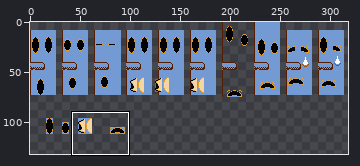
One commit to this pixel-art file: whispyWIP.aseprite. The picture above shows the old version from afar; the outline marks the close-up.
Close-up. As it was:
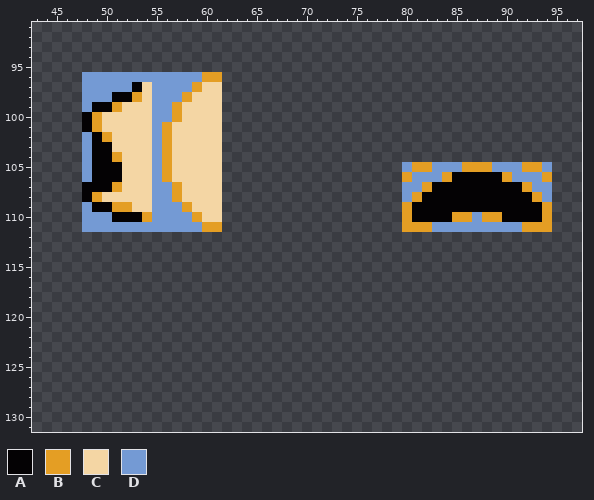
720x764 pixels, 1 frame. Shown: x 43..97, y 91..131. The wide view leaves out empty margins.
Palette (. is transparent): A #040204  B #e49e24  C #f4d6a4  D #749ad4
Pixels before, first column x 48:
 96 DDDDDDDDDDDDBB.................................
 97 DDDDDACDDDDBCC.................................
 98 DDDAABCDDDBCCC.................................
 99 DAABCCCDDBCCCC.................................
100 ABCCCCCDDBCCCC.................................
101 ABCCCCCDBCCCCC.................................
102 DABCCCCDBCCCCC.................................
103 DAACCCCDBCCCCC.................................
104 DAABCCCDBCCCCC.................................
105 DAAACCCDBCCCCC..................DBBDDDBBBDDDBBD
106 DAAACCCDBCCCCC..................BDDDBAAAAABDDDB
107 AAABCCCDDBCCCC..................DDBAAAAAAAAABDD
108 ABCCCCCDDBCCCC..................DBAAAAAAAAAAABD
109 DAABBCCDDDBCCC..................BAAAAAAAAAAAAAB
110 DDDAAABDDDDBCC..................BAAAABBDBBAAAAB
111 DDDDDDDDDDDDBB..................BBBDDDDDDDDDBBB
New version:
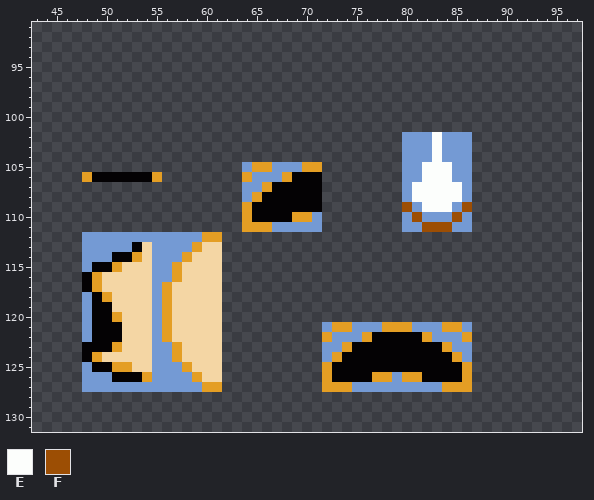
Colours new in this view: E #fcfefc  F #9c4e04
Difference:
Changed rows in their new state; - is an unchanged pixel.
first column x 48:
 96 ..............---------------------------------
 97 ..............---------------------------------
 98 ..............---------------------------------
 99 ..............---------------------------------
100 ..............---------------------------------
101 ..............---------------------------------
102 ..............------------------DDDEDDD--------
103 ..............------------------DDDEDDD--------
104 ..............------------------DDDEDDD--------
105 ..............--DBBDDDBB---------DEEE-D........
106 B---AAAB......--BDDDBAAA--------D-EEEDD........
107 ..............--DDBAAAAA---------EEEEED........
108 ..............--DBAAAAAA---------EEEEED........
109 ..............--BAAAAAAA--------FDEEEDF........
110 ..............--BAAAABBD--------DFDDDFD........
111 ..............--BBBDDDDD--------DDFFF--........
112 DDDDDDDDDDDDBB---------------------------------
113 DDDDDACDDDDBCC---------------------------------
114 DDDAABCDDDBCCC---------------------------------
115 DAABCCCDDBCCCC---------------------------------
116 ABCCCCCDDBCCCC---------------------------------
117 ABCCCCCDBCCCCC---------------------------------
118 DABCCCCDBCCCCC---------------------------------
119 DAACCCCDBCCCCC---------------------------------
120 DAABCCCDBCCCCC---------------------------------
121 DAAACCCDBCCCCC----------DBBDDDBBBDDDBBD--------
122 DAAACCCDBCCCCC----------BDDDBAAAAABDDDB--------
123 AAABCCCDDBCCCC----------DDBAAAAAAAAABDD--------
124 ABCCCCCDDBCCCC----------DBAAAAAAAAAAABD--------
125 DAABBCCDDDBCCC----------BAAAAAAAAAAAAAB--------
126 DDDAAABDDDDBCC----------BAAAABBDBBAAAAB--------
127 DDDDDDDDDDDDBB----------BBBDDDDDDDDDBBB--------
Changed places in both close-ups, as pixel boxes (x1, y1, x2, y2):
changed: (82, 72, 322, 392)
changed: (402, 132, 552, 232)
added: (322, 322, 472, 392)
